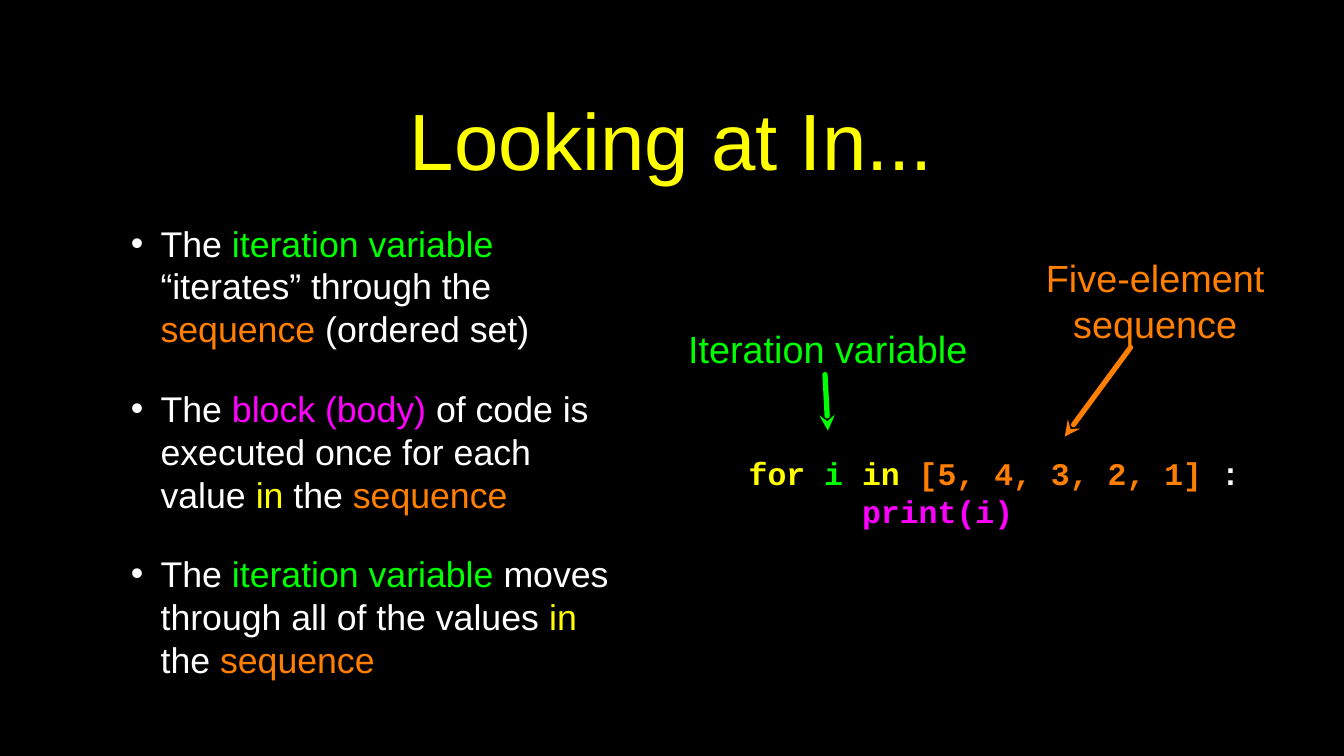
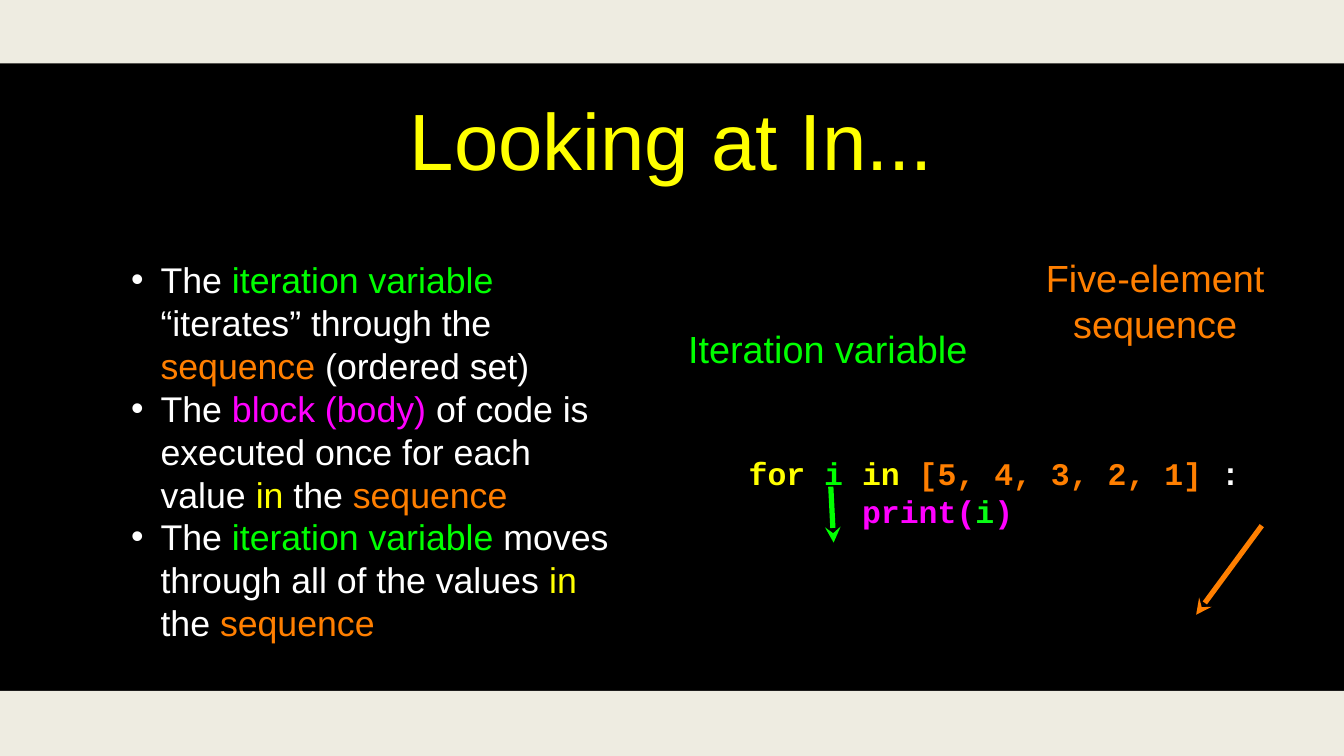
Before and after one commit to csev/py4e, a slide deck: slide 16 of lectures3/Pythonlearn-05-Iterations.pptx. Drawn at 1344x756 pixels with LibreOffice and Linux fonts; fonts in the diff are those of the drawing. Boxes give left, top, right and bottom in pixels: in the first picture for what was removed or moved away, otherwise in the second. Text is boxed around its words. In the diff, an @@ line names an element or a change of style, - is before the commit and + after.

```diff
--- a/lectures3/Pythonlearn-05-Iterations.pptx
+++ b/lectures3/Pythonlearn-05-Iterations.pptx
@@ rectangle added at box(0, 0, 1344, 63), fill #EEECE1 @@
@@ arrow removed from (1130, 348) to (1065, 436) @@
@@ arrow removed from (825, 374) to (828, 431) @@
@@ text at box(161, 396, 608, 643): less space between paragraphs @@
@@ freeform shape added at box(831, 487, 834, 543), outline #00FF00 4.99 pt @@
@@ text at box(862, 500, 1013, 530): text colour #FF00FF to #08FC14 in "print(i)" @@
@@ freeform shape added at box(1196, 525, 1262, 615), outline #FF7F00 4.99 pt @@
@@ rectangle at box(0, 691, 1344, 756): fill #000000 to #EEECE1 @@
```
Also in this commit, not shown: 51 other slides changed.
